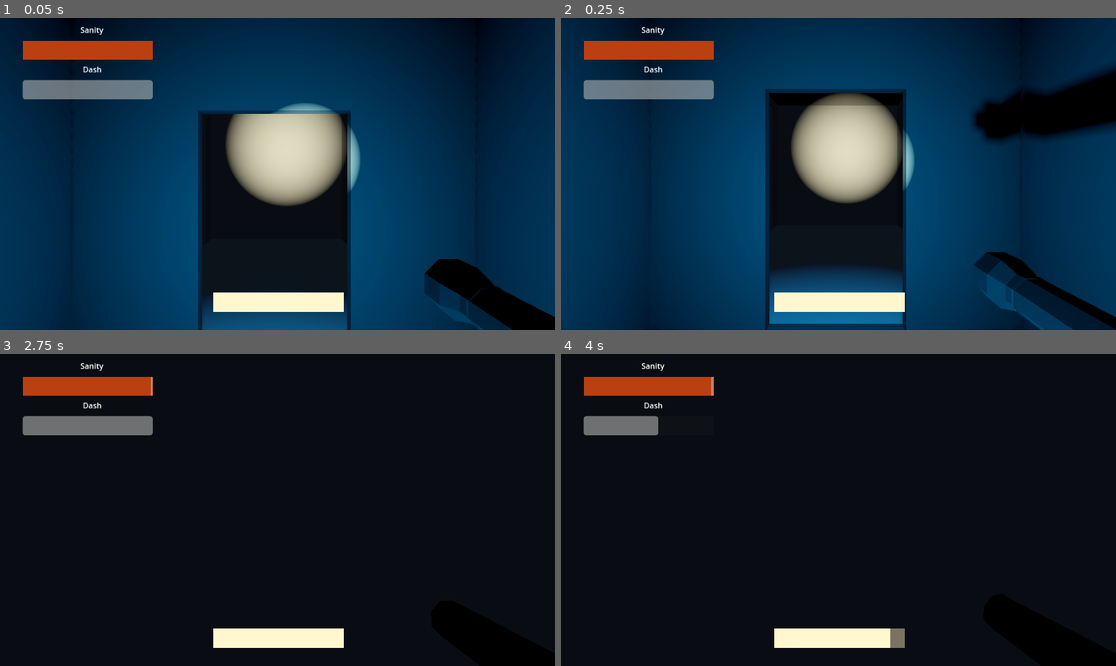
Above: before the commit, frames 1-4 (two rows, left to right).
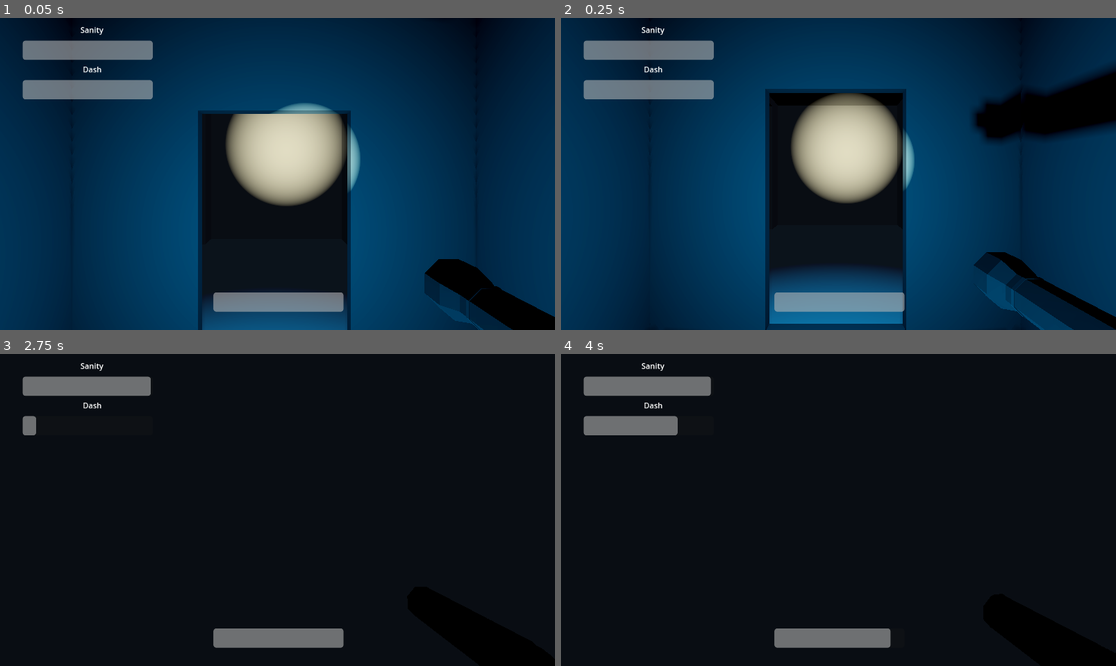
Above: after the commit, the same moments.

Repository: OmarCompiled/Stuck_NULL_BYTES
Game: Godot game, scene res://world.tscn
Same seed, same stepped clock (60 frames per second), same inputs: the game is played once before the commit and once after it.
Inputs (mouse positions are in pixels of both pictures, inside the frame that each line leads up to):
- Up to frame 1 (0.05 s): no input
- Up to frame 2 (0.25 s): no input
- Up to frame 3 (2.75 s): tap Enter (ui_accept) at 0.5, 0.77, 1.07, 1.52, 1.55, 1.82, 2.1 s; move the mouse to (305, 510) at 0.52 s; hold E (Dash) 0.53-1.28 s; hold W (MoveForward) from 0.53 s (still down); tap Shift (Sprint) at 0.8, 1.35 s; move the mouse to (249, 510) at 1.27 s; move the mouse to (288, 503) at 2.02 s; hold E (Dash) from 2.03 s (still down)
- Up to frame 4 (4 s): keep holding W (MoveForward); move the mouse to (832, 516) at 2.77 s; release E (Dash) at 2.78 s; tap E (Dash) at 2.85 s; tap Enter (ui_accept) at 3.02, 3.32, 3.77, 3.8 s; tap Shift (Sprint) at 3.05 s; move the mouse to (877, 513) at 3.52 s; press the mouse at (877, 513) at 3.53 s

The runs differ from the first frame. In frame 1, 2.9% of the frame differs, in the area x 4-62%, y 7-95%; in frame 2, 2.9%; in frame 3, 4.2%; in frame 4, 3.1%.

Commit message:
Fix: Player Mechanics Player max angle (caused an issue when walking over somthing with a high edge) Sprint (now sprinting is true only when SHIFT is pressed) UI (set UI elements to default, TEMPORARILY)
Add: Quit input map
instead of using ui_cancel (for best practice)

Diff:
--- a/godot/flashlight.tscn
+++ b/godot/flashlight.tscn
@@ -1,19 +1,7 @@
-[gd_scene load_steps=7 format=3 uid="uid://fg0xg2wcui3q"]
+[gd_scene load_steps=3 format=3 uid="uid://fg0xg2wcui3q"]
 
 [ext_resource type="Script" uid="uid://d238qiy1febyl" path="res://flashlight.gd" id="1_h3kvc"]
 [ext_resource type="PackedScene" uid="uid://c12urfrjbllcp" path="res://assets/scene.gltf" id="1_nnxok"]
-
-[sub_resource type="CanvasTexture" id="CanvasTexture_h3kvc"]
-
-[sub_resource type="StyleBoxTexture" id="StyleBoxTexture_h3kvc"]
-texture = SubResource("CanvasTexture_h3kvc")
-modulate_color = Color(0.47, 0.455117, 0.3807, 1)
-
-[sub_resource type="CanvasTexture" id="CanvasTexture_wm4p2"]
-
-[sub_resource type="StyleBoxTexture" id="StyleBoxTexture_btnnp"]
-texture = SubResource("CanvasTexture_wm4p2")
-modulate_color = Color(1, 0.968627, 0.807843, 1)
 
 [node name="Flashlight" type="Node3D"]
 script = ExtResource("1_h3kvc")
@@ -42,7 +30,5 @@
 grow_vertical = 0
 size_flags_horizontal = 8
 size_flags_vertical = 8
-theme_override_styles/background = SubResource("StyleBoxTexture_h3kvc")
-theme_override_styles/fill = SubResource("StyleBoxTexture_btnnp")
 value = 100.0
 show_percentage = false
--- a/godot/player.gd
+++ b/godot/player.gd
@@ -2,7 +2,7 @@
 
 # Movement
 var speed = 0;
-var is_sprinting = true;
+var is_sprinting = false;
 const WALK_SPEED = 8.0
 const SPRINT_SPEED = 15.0
 const JUMP_VELOCITY = 12
@@ -34,22 +34,17 @@
 func _ready():
 	Input.set_mouse_mode(Input.MOUSE_MODE_CAPTURED)
 
-func _unhandled_input(event: InputEvent) -> void:
+func _unhandled_input(event: InputEvent) -> void:  # Yusuf, this function is only for unhandeled input(e.g. mouse motion)
+													# You're looking for _process()
 	if event is InputEventMouseMotion:
 		head.rotate_y(-event.relative.x * SENSITIVITY)
 		camera.rotate_x(-event.relative.y * SENSITIVITY)
 		camera.rotation.x = clamp(camera.rotation.x, deg_to_rad(-90), deg_to_rad(90))
 
-	if event.is_action_pressed("ui_cancel"): # Esc
+func _process(_delta: float) -> void:
+	if Input.is_action_pressed("Quit"): # Esc
 		get_tree().quit()
 
-	if event.is_action_pressed("Sprint"): # Shift
-		is_sprinting  = not is_sprinting
-
-	if event.is_action_pressed("Dash") and dash_cooldown_timer <= 0 and not is_dashing: # E
-		start_dash()
-
-func _process(_delta: float) -> void:
 	$SanityBar.value -= 0.01
 
 	if is_dashing:
@@ -63,36 +58,7 @@
 	else:
 		$DashCooldownBar.value = 100
 
-func _physics_process(delta: float) -> void:
-	if is_dashing:
-		velocity = dash_direction * DASH_SPEED
-		_fov(delta)
-		move_and_slide()
-		return
 
-	speed = SPRINT_SPEED if is_sprinting else WALK_SPEED
-
-	if not is_on_floor():
-		velocity += get_gravity() * 2.5 * delta
-
-	if Input.is_action_just_pressed("ui_accept") and is_on_floor():
-		velocity.y = JUMP_VELOCITY
-
-	var input_dir = Input.get_vector("MoveLeft", "MoveRight", "MoveForward", "MoveBackward")
-	var direction = (camera.global_transform.basis.z * input_dir.y + camera.global_transform.basis.x * input_dir.x).normalized()
-	direction.y = 0
-
-	velocity.x = direction.x * speed
-	velocity.z = direction.z * speed
-
-	# Head bob
-	t_bob += delta * velocity.length() * float(is_on_floor())
-	camera.transform.origin = _headbob(t_bob)
-
-	# FOV
-	_fov(delta)
-
-	move_and_slide()
 
 func start_dash():
 	is_dashing = true
@@ -127,3 +93,42 @@
 	var velocity_clamped = clamp(velocity.length(), 0.5, DASH_SPEED)
 	var target_fov = BASE_FOV + FOV_CHANGE * velocity_clamped
 	camera.fov = lerp(camera.fov, target_fov, delta * 8.0)
+
+func _physics_process(delta: float) -> void:
+	if is_dashing:
+		velocity = dash_direction * DASH_SPEED
+		_fov(delta)
+		move_and_slide()
+		return
+
+	speed = SPRINT_SPEED if is_sprinting else WALK_SPEED
+
+	if not is_on_floor():
+		velocity += get_gravity() * 2.5 * delta
+
+	if Input.is_action_just_pressed("ui_accept") and is_on_floor():
+		velocity.y = JUMP_VELOCITY
+
+	if Input.is_action_pressed("Sprint"):
+		is_sprinting = true
+	else:
+		is_sprinting = false
+
+	if Input.is_action_pressed("Dash") and dash_cooldown_timer <= 0 and not is_dashing: # E
+		start_dash()
+
+	var input_dir = Input.get_vector("MoveLeft", "MoveRight", "MoveForward", "MoveBackward")
+	var direction = (camera.global_transform.basis.z * input_dir.y + camera.global_transform.basis.x * input_dir.x).normalized()
+	direction.y = 0
+
+	velocity.x = direction.x * speed
+	velocity.z = direction.z * speed
+
+	# Head bob
+	t_bob += delta * velocity.length() * float(is_on_floor()) # only bobs when walking, not jumping
+	camera.transform.origin = _headbob(t_bob)
+
+	# FOV
+	_fov(delta)
+
+	move_and_slide()
--- a/godot/player.tscn
+++ b/godot/player.tscn
@@ -8,19 +8,8 @@
 [sub_resource type="ConvexPolygonShape3D" id="ConvexPolygonShape3D_4flbx"]
 points = PackedVector3Array(-0.125207, -0.532801, -0.480507, 0.0227831, 0.47607, 0.498884, 0.169713, 0.559144, 0.464172 …(924 unchanged characters)…
 
-[sub_resource type="CanvasTexture" id="CanvasTexture_onrkg"]
-
-[sub_resource type="StyleBoxTexture" id="StyleBoxTexture_i3pqv"]
-texture = SubResource("CanvasTexture_onrkg")
-modulate_color = Color(0.794271, 0.485861, 0.368178, 1)
-
-[sub_resource type="CanvasTexture" id="CanvasTexture_i3pqv"]
-
-[sub_resource type="StyleBoxTexture" id="StyleBoxTexture_hqtel"]
-texture = SubResource("CanvasTexture_i3pqv")
-modulate_color = Color(0.729412, 0.25098, 0.0666667, 1)
-
 [node name="Player" type="CharacterBody3D"]
+floor_max_angle = 1.0472
 script = ExtResource("1_4flbx")
 
 [node name="MeshInstance3D" type="MeshInstance3D" parent="."]
@@ -46,8 +35,6 @@
 offset_right = 317.0
 offset_bottom = 87.0
 size_flags_horizontal = 0
-theme_override_styles/background = SubResource("StyleBoxTexture_i3pqv")
-theme_override_styles/fill = SubResource("StyleBoxTexture_hqtel")
 value = 100.0
 show_percentage = false
 
@@ -77,3 +64,5 @@
 text = "Dash"
 horizontal_alignment = 1
 vertical_alignment = 1
+
+[node name="AudioStreamPlayer3D" type="AudioStreamPlayer3D" parent="."]
--- a/godot/project.godot
+++ b/godot/project.godot
@@ -65,3 +65,8 @@
 "events": [Object(InputEventKey,"resource_local_to_scene":false,"resource_name":"","device":-1,"window_id":0,"alt_press …(192 unchanged characters)…
 ]
 }
+Quit={
+"deadzone": 0.2,
+"events": [Object(InputEventKey,"resource_local_to_scene":false,"resource_name":"","device":-1,"window_id":0,"alt_pressed":false,"shift_pressed":false,"ctrl_pressed":false,"meta_pressed":false,"pressed":false,"keycode":0,"physical_keycode":4194305,"key_label":0,"unicode":0,"location":0,"echo":false,"script":null)
+]
+}
Not shown: 1 places in godot/player.tscn that only renumber resources
